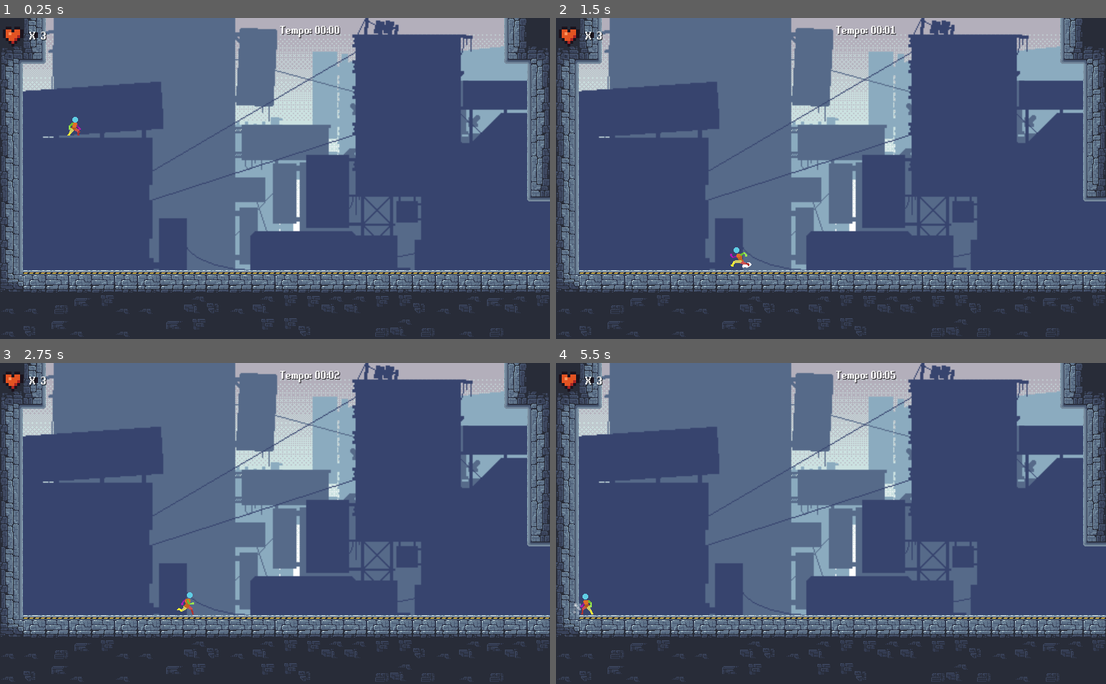
Above: before the commit, frames 1-4 (two rows, left to right).
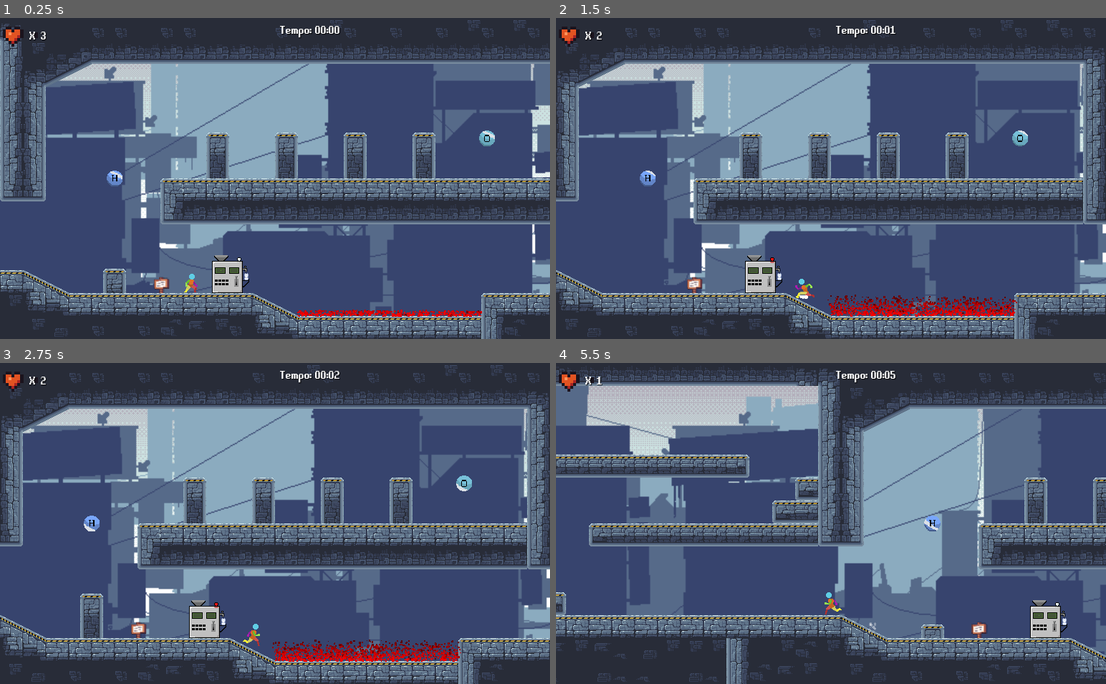
Above: after the commit, the same moments.

Repository: Eduardo-Pyment/Alquimista_dos_Sonhos-A_ultima_semente
Game: Godot game, scene res://Fases/fase_1.tscn
Two runs of this game, one before a commit and one after it. Both use one fixed random seed, a clock stepped at 60 frames per second and the inputs below. This scene is started directly instead of the project's main scene.
Inputs:
- Up to frame 1 (0.25 s): no input
- Up to frame 2 (1.5 s): tap Enter (ui_accept) at 0.5, 0.77 s; hold Right (ui_right) 0.53-1.28 s; hold Left (ui_left) from 1.28 s (still down)
- Up to frame 3 (2.75 s): tap Enter (ui_accept) at 1.52 s; release Left (ui_left) at 2.03 s; hold Right (ui_right) from 2.03 s (still down)
- Up to frame 4 (5.5 s): release Right (ui_right) at 2.78 s; hold Up (ui_up) 2.78-3.53 s; tap Enter (ui_accept) at 3.02, 3.77, 4.52 s; hold Left (ui_left) from 3.53 s (still down)

The runs differ from the first frame. In frame 1, 59% of the frame differs, in the area x 0-100%, y 0-100%; in frame 2, 59%; in frame 3, 59%; in frame 4, 64%.

Commit message:
consertei o erro da caixa da fase 1 e criei a caixa da fase 2

Diff:
--- a/Fases/fase_1.tscn
+++ b/Fases/fase_1.tscn
@@ -701,7 +701,7 @@
 
 [node name="Player" parent="." instance=ExtResource("3_3lnc8")]
 unique_name_in_owner = true
-position = Vector2(104, 96)
+position = Vector2(1771, 345)
 collision_layer = 2
 collision_mask = 6
 
--- a/Fases/fase_2.tscn
+++ b/Fases/fase_2.tscn
@@ -21,7 +21,8 @@
 [ext_resource type="PackedScene" uid="uid://bglfag0avg81y" path="res://Scenes/Itens/hidrogenio2.tscn" id="18_hi4qg"]
 [ext_resource type="PackedScene" uid="uid://cx73sewvijfmk" path="res://Scenes/Itens/oxigenio.tscn" id="19_jggi1"]
 [ext_resource type="Script" path="res://Scripts/FallZone.gd" id="20_un8fc"]
-[ext_resource type="PackedScene" uid="uid://bpopvs3826o1e" path="res://Scenes/Morte_Void.tscn" id="22_keemk"]
+[ext_resource type="PackedScene" uid="uid://c33buwts2rsqv" path="res://Scenes/caixa_dialogo_fase1.tscn" id="23_2dcsi"]
+[ext_resource type="Texture2D" uid="uid://cyvxw37jt6pcm" path="res://Assets/Textures/Assets-dica/Grassland_entities (16 x 16).png" id="24_e6kxf"]
 
 [sub_resource type="TileSetAtlasSource" id="TileSetAtlasSource_6y1sh"]
 texture = ExtResource("1_jajnq")
@@ -1112,6 +1113,9 @@
 [sub_resource type="RectangleShape2D" id="RectangleShape2D_ml0xh"]
 size = Vector2(107, 32.625)
 
+[sub_resource type="RectangleShape2D" id="RectangleShape2D_0hqan"]
+size = Vector2(21, 17)
+
 [node name="Fase_2" type="Node2D"]
 position = Vector2(0, -85)
 
@@ -1405,10 +1409,40 @@
 position = Vector2(2281, 458)
 scale = Vector2(2, 2)
 
-[node name="Area2D" parent="." instance=ExtResource("22_keemk")]
-position = Vector2(918, 449)
+[node name="Control" type="Control" parent="."]
+layout_mode = 3
+anchors_preset = 0
+offset_right = 40.0
+offset_bottom = 40.0
+
+[node name="caixa" parent="Control" instance=ExtResource("23_2dcsi")]
+layout_mode = 1
+offset_left = 216.0
+offset_top = 293.0
+offset_right = 216.0
+offset_bottom = 293.04
+
+[node name="RichTextLabel" parent="Control/caixa/NinePatchRect" index="1"]
+text = "fase 2
+"
+
+[node name="Area2D" type="Area2D" parent="Control"]
+collision_layer = 3
+collision_mask = 3
+
+[node name="Sprite2D" type="Sprite2D" parent="Control/Area2D"]
+position = Vector2(146, 439)
+texture = ExtResource("24_e6kxf")
+
+[node name="CollisionShape2D" type="CollisionShape2D" parent="Control/Area2D"]
+position = Vector2(145, 436)
+shape = SubResource("RectangleShape2D_0hqan")
 
 [connection signal="timeout" from="HUD/Control/clock_timer" to="HUD/Control" method="_on_clock_timer_timeout"]
 [connection signal="body_entered" from="FireZone" to="FireZone" method="_on_body_entered"]
 [connection signal="body_entered" from="FireZone2" to="FireZone2" method="_on_body_entered"]
 [connection signal="body_entered" from="FireZone3" to="FireZone3" method="_on_body_entered"]
+[connection signal="body_entered" from="Control/Area2D" to="Control/caixa" method="_on_area_2d_body_entered"]
+[connection signal="body_exited" from="Control/Area2D" to="Control/caixa" method="_on_area_2d_body_exited"]
+
+[editable path="Control/caixa"]
--- a/Scenes/caixa_dialogo_fase1.tscn
+++ b/Scenes/caixa_dialogo_fase1.tscn
@@ -50,12 +50,9 @@
 offset_top = 13.0468
 offset_right = 267.949
 offset_bottom = 40.0468
-theme_override_colors/font_shadow_color = Color(0, 0, 0, 1)
+theme_override_colors/default_color = Color(0, 0, 0, 1)
+theme_override_colors/font_shadow_color = Color(0.687215, 0.687215, 0.687215, 0.6)
 theme_override_fonts/normal_font = ExtResource("2_jp2qs")
 theme_override_font_sizes/normal_font_size = 8
 text = "Combine elementos quimicos na maquina central para seguir adiante.
 Boa sorte na sua jornada!"
-
-[node name="Timer" type="Timer" parent="."]
-
-[connection signal="timeout" from="Timer" to="." method="_on_timer_timeout"]
--- a/Scripts/caixa_dialogo.gd
+++ b/Scripts/caixa_dialogo.gd
@@ -10,21 +10,12 @@
 # Chamado quando o jogador entra em contato com a CollisionShape.
 func _on_area_2d_body_entered(body):
 	if body.name == "Player" and !playerHasCollided:
-		show()  # Torna o nó visível.
+		show()
 		playerHasCollided = true  # Marca a interação como ocorrida.
+
 
 # Chamado quando o jogador sai da área da CollisionShape.
 func _on_area_2d_body_exited(body):
 	if body.name == "Player" and playerHasCollided:
-		hide()  # Oculta o controle.
-
-# Chamado quando uma entrada de teclado é detectada.
-func _input(event):
-	if event is InputEventKey and event.keycode == KEY_ENTER:
-		# Verifica se a tecla pressionada é "Enter".
-		if is_visible():
-			hide()  # Oculta o controle quando a tecla "Enter" é pressionada.
-
-
-func _on_timer_timeout():
-	pass # Replace with function body.
+		hide()
+		playerHasCollided = false
Not shown: 1 places in Fases/fase_2.tscn that only renumber resources
